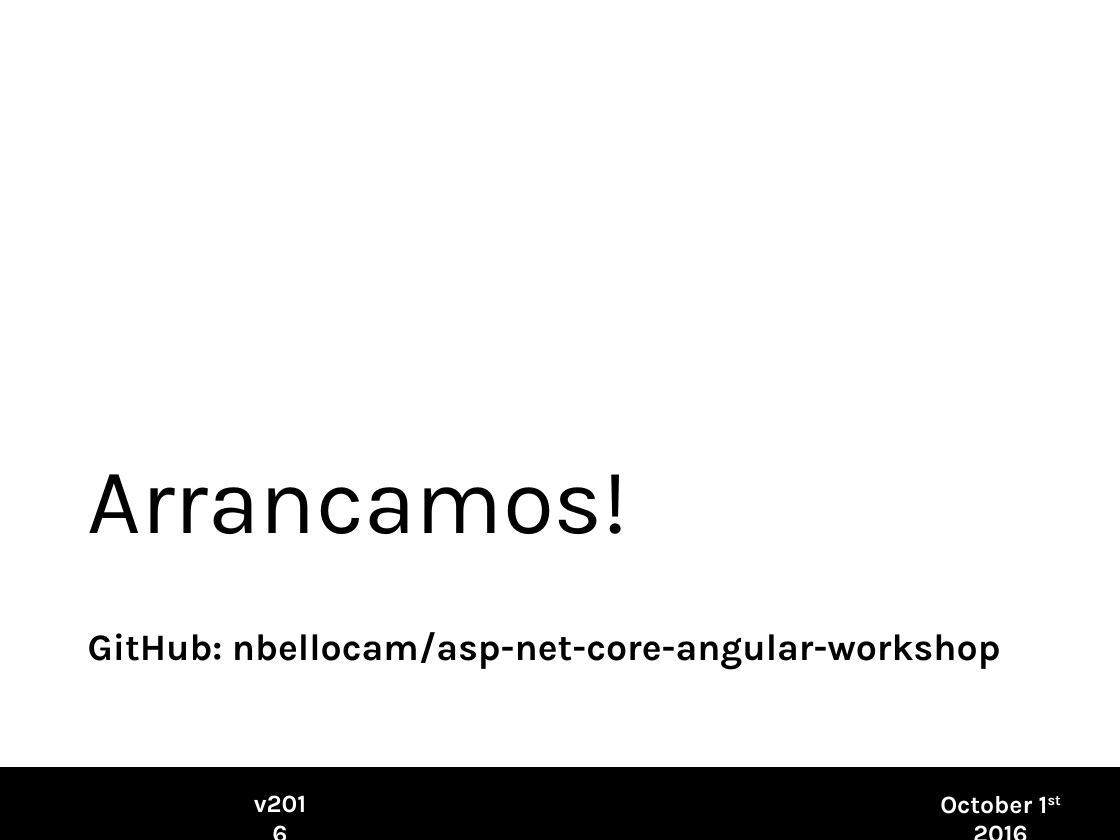
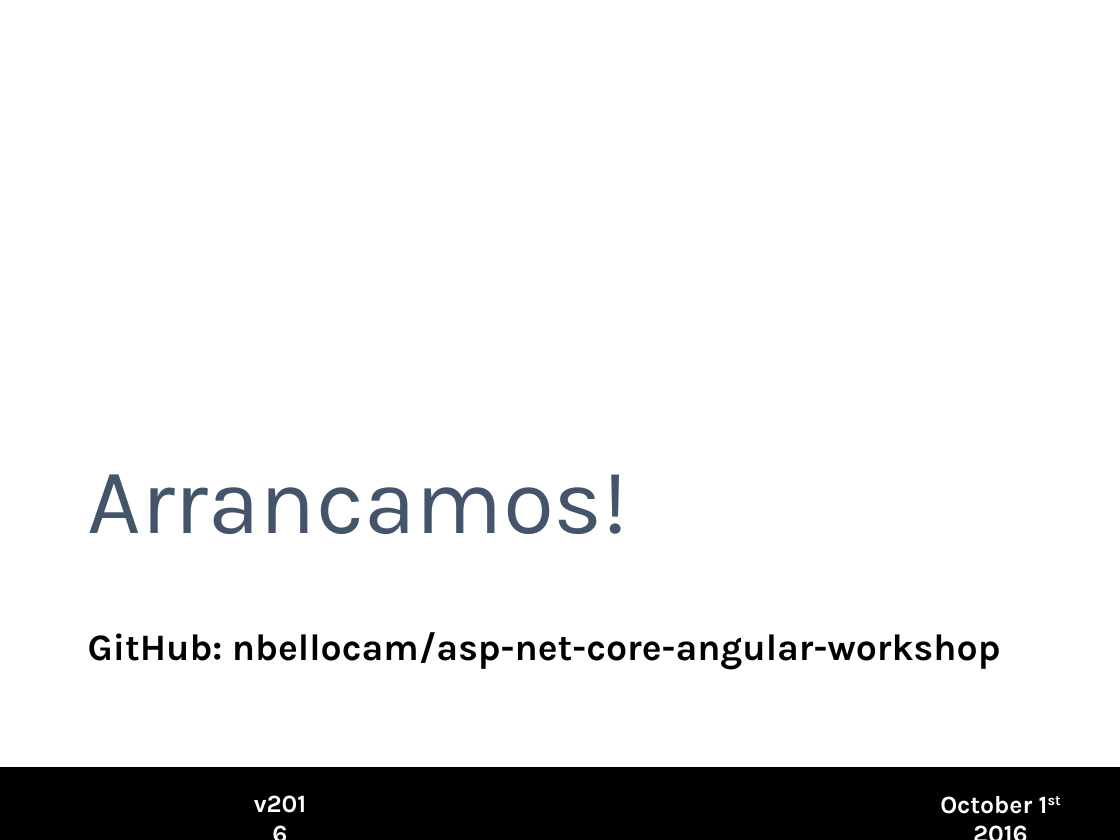
Before and after one commit to nbellocam/asp-net-core-angular-workshop, a slide deck: slide 5 of Slides.pptx. Drawn at 1120x840 pixels with LibreOffice and Linux fonts; fonts in the diff are those of the drawing; background and template pictures are left out. Boxes give left, top, right and bottom in pixels: in the first picture for what was removed or moved away, otherwise in the second. Text is boxed around its words. In the diff, an @@ line names an element or a change of style, - is before the commit and + after.

```diff
--- a/Slides.pptx
+++ b/Slides.pptx
@@ title "Arrancamos!" at box(88, 474, 629, 534): text colour #000000 to #44546A @@
```
Also in this commit, not shown: 4 other slides changed.
